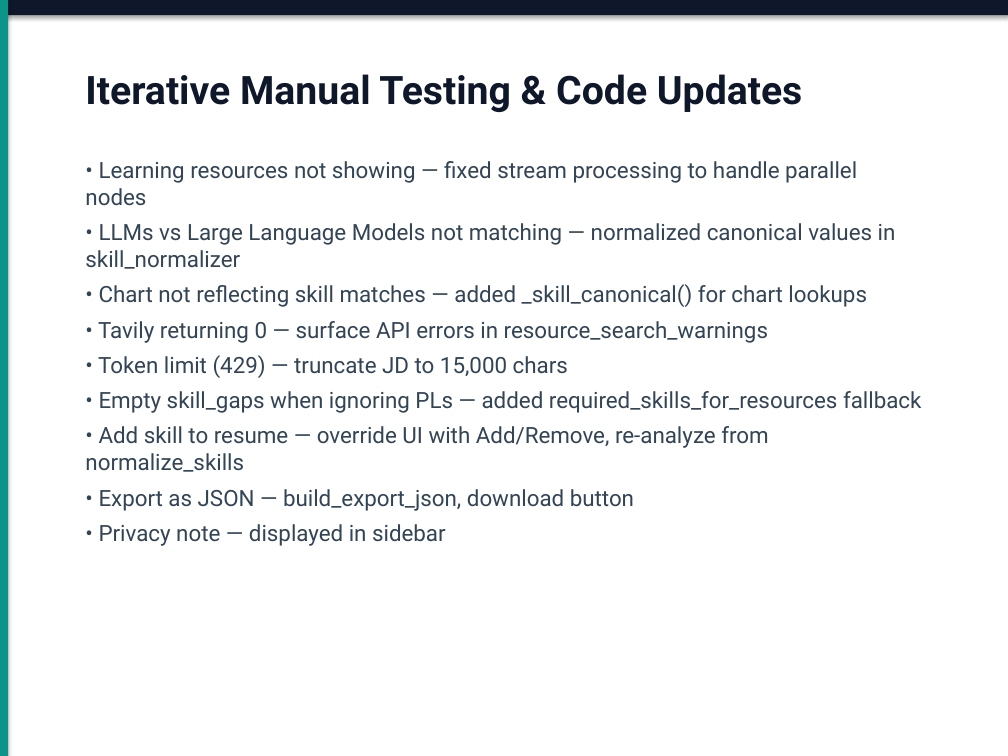
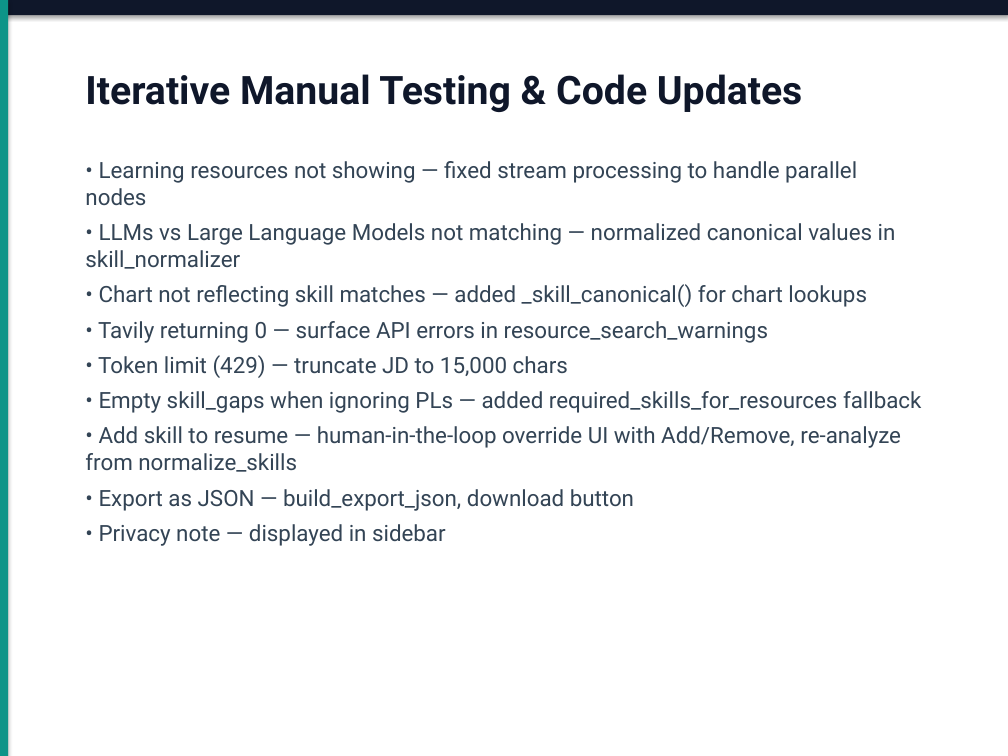
Before and after one commit to Dushyant-Bansal/ai-job-assistant, a slide deck: slide 10 of AI_Job_Assistant_Design_Deck.pptx. Drawn at 1008x756 pixels with LibreOffice and Linux fonts; fonts in the diff are those of the drawing. Boxes give left, top, right and bottom in pixels: in the first picture for what was removed or moved away, otherwise in the second. Text is boxed around its words. In the diff, an @@ line names an element or a change of style, - is before the commit and + after.

Commit message:
Add human in the loop to PPTX and readme

```diff
--- a/AI_Job_Assistant_Design_Deck.pptx
+++ b/AI_Job_Assistant_Design_Deck.pptx
@@ text at [85,426,901,472]: text changed @@
-• Add skill to resume — override UI with Add/Remove, re-analyze from normalize_skills
+• Add skill to resume — human-in-the-loop override UI with Add/Remove, re-analyze from normalize_skills
```
Also in this commit, not shown: 1 other slide changed, 2 other files.
